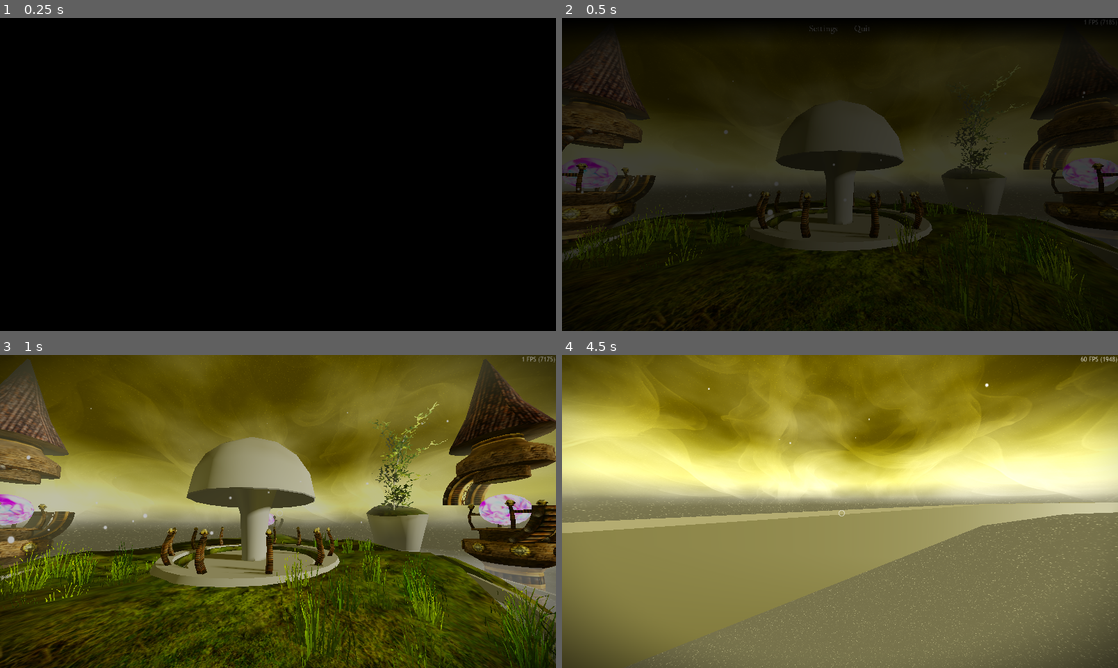
Above: before the commit, frames 1-4 (two rows, left to right).
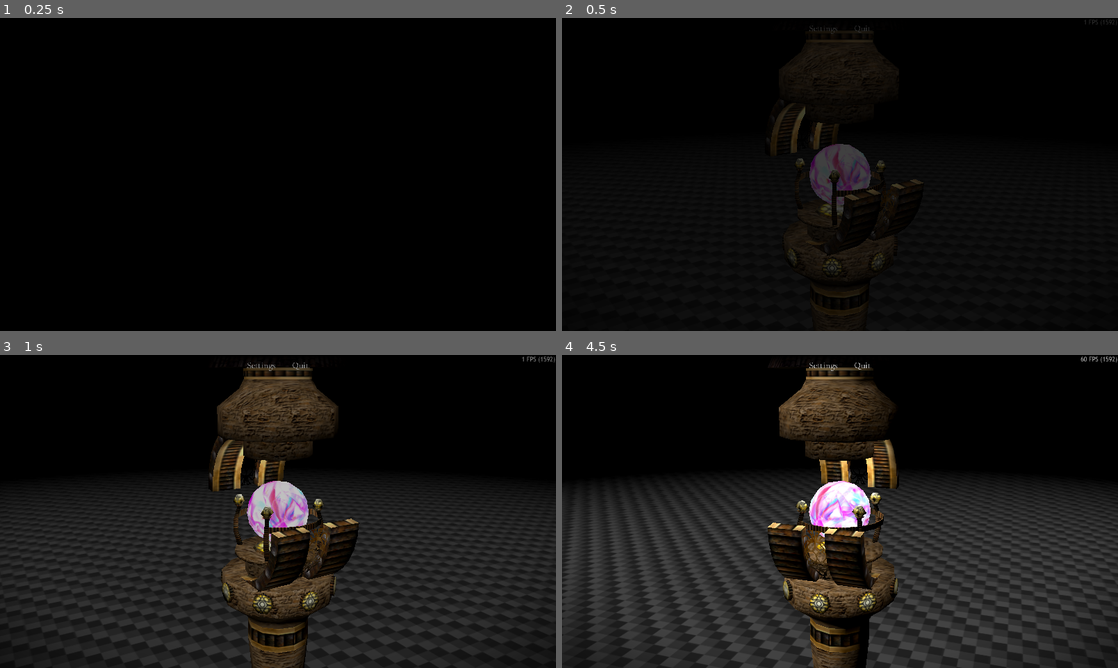
Above: after the commit, the same moments.

Repository: slyllama/dwelt
Game: Godot game, scene res://lib/shard/shard_loader/shard_loader.tscn
Same seed, same stepped clock (60 frames per second), same inputs: the game is played once before the commit and once after it.
Inputs (mouse positions are in pixels of both pictures, inside the frame that each line leads up to):
- Up to frame 1 (0.25 s): no input
- Up to frame 2 (0.5 s): no input
- Up to frame 3 (1 s): tap Enter at 0.5 s; move the mouse to (400, 495) at 0.52 s; hold D (move_right) from 0.53 s (still down); click (400, 495) at 0.6 s
- Up to frame 4 (4.5 s): move the mouse to (812, 511) at 1.27 s; release D (move_right) at 1.28 s; hold W (move_forward) from 1.28 s (still down); right-click (812, 511) at 1.35 s; move the mouse to (851, 505) at 2.02 s; tap Shift (sprint) at 2.1, 4.35 s; move the mouse to (834, 517) at 2.77 s; click (834, 517) at 2.85 s; move the mouse to (878, 514) at 3.52 s; right-click (878, 514) at 3.6 s; move the mouse to (795, 508) at 4.27 s

Frame 1 is identical in both runs. In frame 2, 42% of the frame differs, in the area x 0-100%, y 0-100%; in frame 3, 95%; in frame 4, 100%.

Commit message:
Model viewer, shard data

Diff:
--- a/lib/_global/global.gd
+++ b/lib/_global/global.gd
@@ -3,6 +3,8 @@
 signal input_captured
 signal input_uncaptured
 signal ui_closed
+
+var current_shard := "none"
 
 func request_quit() -> void:
 	Utils.pdebug("About to quit!", "Global")
--- a/lib/hud/menu_bar/menu_bar.gd
+++ b/lib/hud/menu_bar/menu_bar.gd
@@ -2,6 +2,18 @@
 
 const TARGET_MOD = 1.0
 signal menu_button_pressed(id: String)
+
+func appear() -> void:
+	modulate.a = 0.0
+	visible = true
+	var _t = create_tween()
+	_t.tween_property(self, "modulate:a", TARGET_MOD, 0.1)
+
+func disappear() -> void:
+	modulate.a = TARGET_MOD
+	var _t = create_tween()
+	_t.tween_property(self, "modulate:a", 0.0, 0.1)
+	_t.tween_callback(func(): if modulate.a == 0.0: visible = false)
 
 func _ready() -> void:
 	for _n: HUDButton in $MenuBar.get_children():
@@ -10,13 +22,5 @@
 
 	modulate.a = TARGET_MOD
 
-	Global.input_captured.connect(func():
-		modulate.a = TARGET_MOD
-		var _t = create_tween()
-		_t.tween_property(self, "modulate:a", 0.0, 0.1)
-		_t.tween_callback(func(): if modulate.a == 0.0: visible = false))
-	Global.input_uncaptured.connect(func():
-		modulate.a = 0.0
-		visible = true
-		var _t = create_tween()
-		_t.tween_property(self, "modulate:a", TARGET_MOD, 0.1))
+	Global.input_captured.connect(disappear)
+	Global.input_uncaptured.connect(appear)
--- /dev/null
+++ b/lib/shard/scripts/shard_data.gd
@@ -0,0 +1,3 @@
+class_name ShardData extends Resource
+
+@export var shard_id := "untitled_shard"
--- a/lib/shard/shard.gd
+++ b/lib/shard/shard.gd
@@ -1,10 +1,15 @@
-extends Node3D
+class_name Shard extends Node3D
 
+@export var shard_data: ShardData
 @export var floor_disabled := true
 @export var respawn_height_limit := -4.0
 
 func _ready() -> void:
 	Utils.set_vol(0.0)
+
+	if shard_data:
+		Utils.pdebug("Entered shard '" + shard_data.shard_id + "'.", "Shard")
+	else: Utils.pdebug("Missing metadata!", "Shard")
 
 	if floor_disabled == true: $DebugFloor.set_collision_layer_value(1, false)
 	else: $DebugFloor.set_collision_layer_value(1, true)
@@ -16,6 +21,7 @@
 var _c = 0
 
 func _physics_process(_delta: float) -> void:
+	if !get_node_or_null("Player"): return
 	_c += 1
 	if _c >= 3: _c = 0
 	else: return # don't run every frame
--- a/lib/shard/shard_loader/shard_loader.gd
+++ b/lib/shard/shard_loader/shard_loader.gd
@@ -1,8 +1,11 @@
 extends CanvasLayer
 
+@export var load_model_viewer := false
+
 const TARGET_SCENE = "res://shards/sandbox/sandbox.tscn"
+const MODEL_VIEWER_SCENE = "res://shards/model_viewer/model_viewer.tscn"
+
 var target_scene = TARGET_SCENE
-
 var status: int
 var progress: Array[float]
 var has_loaded = false
@@ -17,6 +20,8 @@
 
 func _ready() -> void:
 	Utils.pdebug("Loading shard '" + target_scene + "'...", "ShardLoader")
+	if load_model_viewer:
+		target_scene = MODEL_VIEWER_SCENE
 	ResourceLoader.load_threaded_request(target_scene)
 
 func _process(_delta: float) -> void:
--- a/lib/shard/shard_loader/shard_loader.tscn
+++ b/lib/shard/shard_loader/shard_loader.tscn
@@ -4,3 +4,4 @@
 
 [node name="ShardLoader" type="CanvasLayer"]
 script = ExtResource("1_dqd06")
+load_model_viewer = true
--- /dev/null
+++ b/shards/model_viewer/model_viewer.gd
@@ -0,0 +1,9 @@
+extends "res://lib/shard/shard.gd"
+
+func _ready() -> void:
+	$Player.queue_free()
+	super()
+
+func _physics_process(delta: float) -> void:
+	super(delta)
+	$Orbit.rotation.y += Utils.crit_plerp(0.25)
--- /dev/null
+++ b/shards/model_viewer/model_viewer.tscn
@@ -0,0 +1,46 @@
+[gd_scene load_steps=7 format=3 uid="uid://d4hipx7qxd447"]
+
+[ext_resource type="PackedScene" uid="uid://bowffptraek8d" path="res://lib/shard/shard.tscn" id="1_7hq2f"]
+[ext_resource type="Script" uid="uid://g7vhimmvlkbo" path="res://shards/model_viewer/model_viewer.gd" id="2_wm0f5"]
+[ext_resource type="PackedScene" uid="uid://cuomrfy0fj1e0" path="res://shards/sandbox/props/crystal_spire/meshes/crystal_spire.glb" id="3_ejjdr"]
+[ext_resource type="Script" uid="uid://6tag82rmd2jd" path="res://lib/shard/scripts/shard_data.gd" id="3_i4y7a"]
+
+[sub_resource type="Resource" id="Resource_ixfik"]
+script = ExtResource("3_i4y7a")
+shard_id = "model_viewer"
+metadata/_custom_type_script = "uid://6tag82rmd2jd"
+
+[sub_resource type="Environment" id="Environment_ejjdr"]
+fog_enabled = true
+fog_mode = 1
+fog_light_color = Color(0, 0, 0, 1)
+fog_density = 1.0
+fog_sky_affect = 0.0
+fog_depth_end = 20.0
+
+[node name="ModelViewer" instance=ExtResource("1_7hq2f")]
+script = ExtResource("2_wm0f5")
+shard_data = SubResource("Resource_ixfik")
+
+[node name="Sky" parent="." index="1"]
+environment = SubResource("Environment_ejjdr")
+
+[node name="Sun" parent="Sky" index="0"]
+shadow_enabled = false
+
+[node name="DebugFloor" parent="." index="5"]
+transform = Transform3D(1, 0, 0, 0, 1, 0, 0, 0, 1, 0, -2.5, 0)
+
+[node name="Orbit" type="Marker3D" parent="." index="7"]
+transform = Transform3D(0.7071067, -0.18301268, 0.6830126, 0, 0.9659257, 0.258819, -0.7071067, -0.18301268, 0.6830126, 0, 0, 0)
+
+[node name="Camera" type="Camera3D" parent="Orbit" index="0"]
+transform = Transform3D(1, 0, 0, 0, 1, 0, 0, 0, 1, 0, 0, 3)
+current = true
+fov = 35.0
+
+[node name="MachinePillar" parent="." index="8" instance=ExtResource("3_ejjdr")]
+transform = Transform3D(0.25, 0, 0, 0, 0.25, 0, 0, 0, 0.25, 0, 0, 0)
+
+[node name="OmniLight3D" type="OmniLight3D" parent="MachinePillar" index="27"]
+transform = Transform3D(4, 0, 0, 0, 4, 0, 0, 0, 4, 0, 1, 0)
--- a/shards/sandbox/sandbox.tscn
+++ b/shards/sandbox/sandbox.tscn
@@ -1,8 +1,9 @@
-[gd_scene load_steps=32 format=3 uid="uid://dsbm7yhekgmgo"]
+[gd_scene load_steps=34 format=3 uid="uid://dsbm7yhekgmgo"]
 
 [ext_resource type="PackedScene" uid="uid://bowffptraek8d" path="res://lib/shard/shard.tscn" id="1_5qlda"]
 [ext_resource type="Script" uid="uid://dsqu4grd7fteg" path="res://shards/sandbox/sandbox.gd" id="2_dvk6p"]
 [ext_resource type="Shader" uid="uid://du5agsy3vcfq8" path="res://generic/materials/shaders/sky.gdshader" id="2_ktxp2"]
+[ext_resource type="Script" uid="uid://6tag82rmd2jd" path="res://lib/shard/scripts/shard_data.gd" id="3_2xspi"]
 [ext_resource type="Texture2D" uid="uid://ba44jffkul5fn" path="res://generic/materials/textures/smoke_diff.jpg" id="4_jch2b"]
 [ext_resource type="AudioStream" uid="uid://cu2cjj71fq1wc" path="res://shards/sandbox/sounds/ambience.ogg" id="4_r33gg"]
 [ext_resource type="Texture2D" uid="uid://bfv2ckjarj5ga" path="res://generic/materials/textures/stars_diff.jpg" id="5_kr174"]
@@ -12,6 +13,11 @@
 [ext_resource type="PackedScene" uid="uid://bjxnclc0qw4o3" path="res://shards/sandbox/meshes/greybox.glb" id="8_dvk6p"]
 [ext_resource type="PackedScene" uid="uid://cuomrfy0fj1e0" path="res://shards/sandbox/props/crystal_spire/meshes/crystal_spire.glb" id="8_jch2b"]
 [ext_resource type="AudioStream" uid="uid://ci0u1vityqbrv" path="res://shards/sandbox/sounds/mus_patchwork.ogg" id="12_d4kja"]
+
+[sub_resource type="Resource" id="Resource_ycjac"]
+script = ExtResource("3_2xspi")
+shard_id = "sandbox"
+metadata/_custom_type_script = "uid://6tag82rmd2jd"
 
 [sub_resource type="Gradient" id="Gradient_ktxp2"]
 offsets = PackedFloat32Array(0.5, 0.52, 0.6)
@@ -123,8 +129,9 @@
 mesh = ExtResource("6_ox7j5")
 buffer = PackedFloat32Array(-0.9489817, 0, -1.3912959, 0.63442457, 0, 1.4736077, 0, 0, 1.3912959, 0, -0.9489817, -0.587 …(1915 unchanged characters)…
 
-[node name="Shard" instance=ExtResource("1_5qlda")]
+[node name="Sandbox" instance=ExtResource("1_5qlda")]
 script = ExtResource("2_dvk6p")
+shard_data = SubResource("Resource_ycjac")
 
 [node name="Sky" parent="." index="1"]
 environment = SubResource("Environment_34mle")
Not shown, added: lib/shard/scripts/shard_data.gd.uid
Not shown, added: shards/model_viewer/model_viewer.gd.uid
